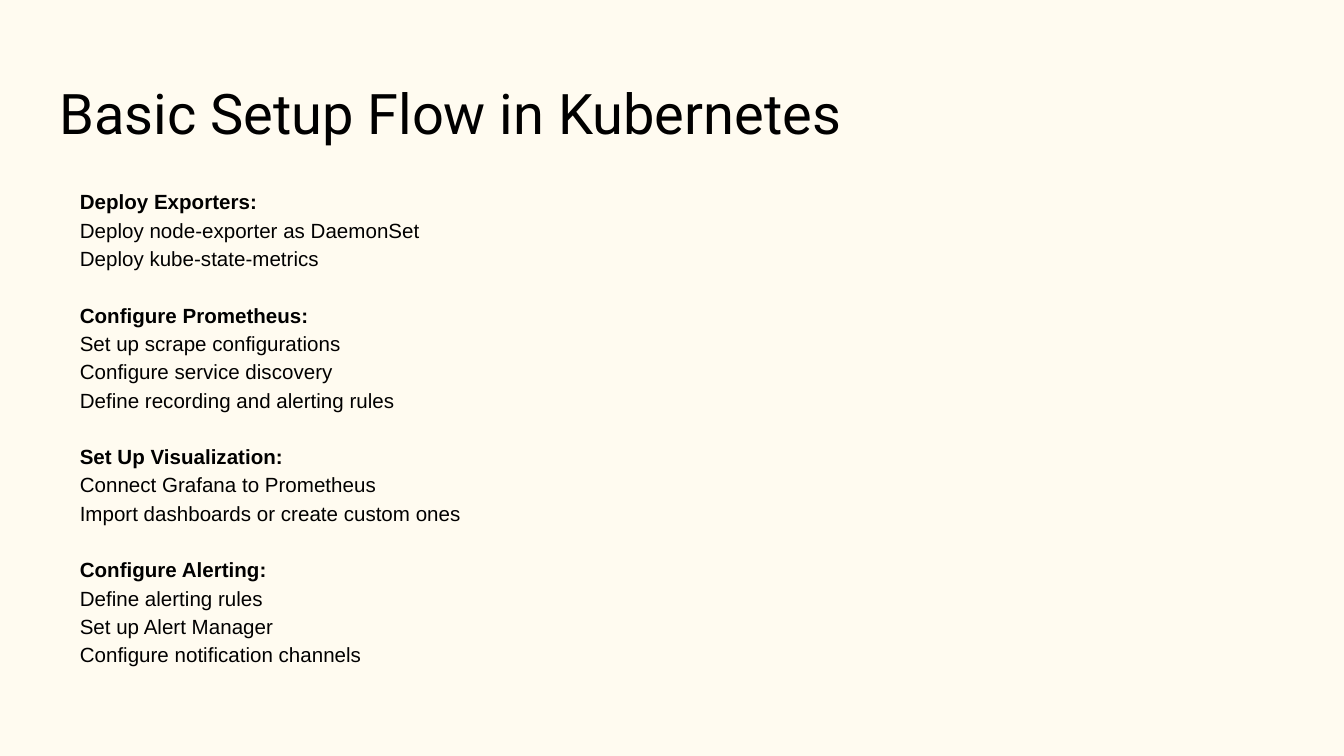
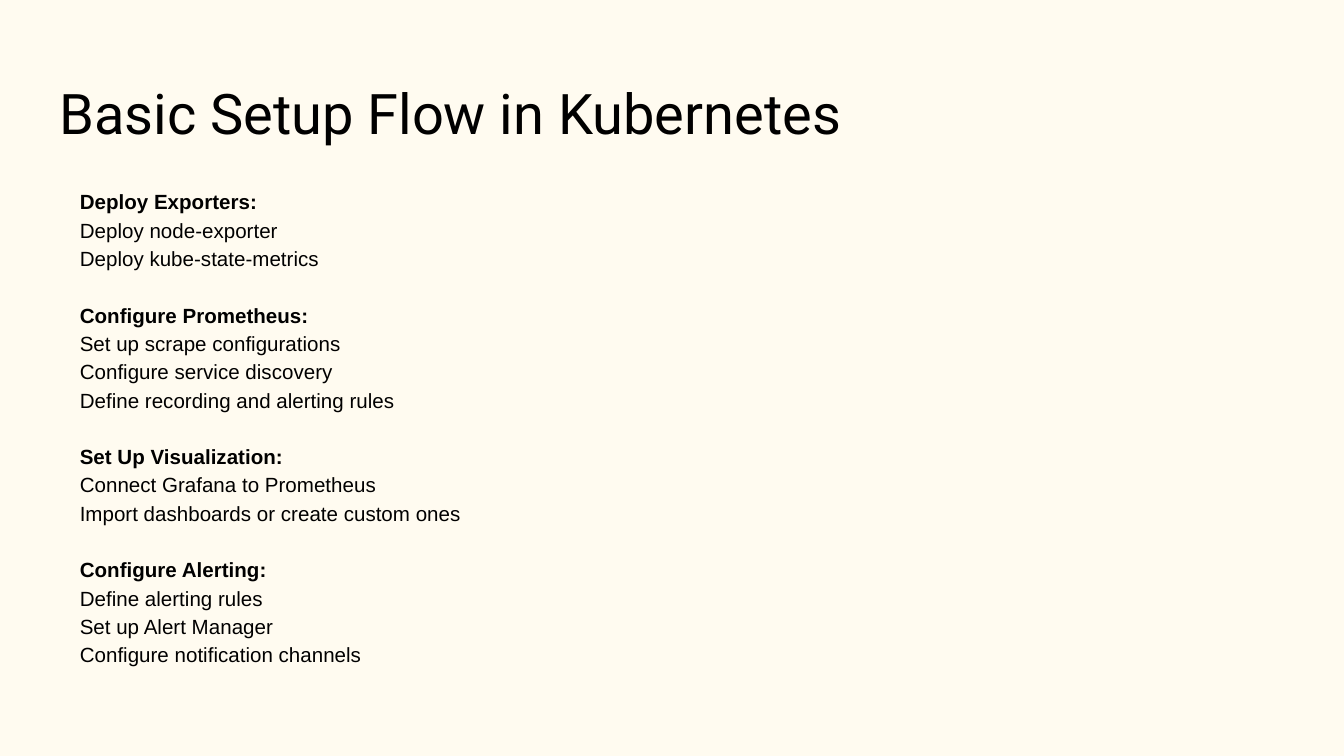
Before and after one commit to aryanm12/observability-demo, a slide deck: slide 29 of Observability.pptx (slide 31 before the commit). Drawn at 1344x756 pixels with LibreOffice and Linux fonts; fonts in the diff are those of the drawing. Boxes give left, top, right and bottom in pixels: in the first picture for what was removed or moved away, otherwise in the second. Text is boxed around its words. In the diff, an @@ line names an element or a change of style, - is before the commit and + after.

```diff
--- a/Observability.pptx
+++ b/Observability.pptx
@@ text at [80,223,278,243]: text changed @@
-Deploy node-exporter as DaemonSet
+Deploy node-exporter
```
Also in this commit, not shown: 9 other slides changed, 2 slides removed, 2 other files.
